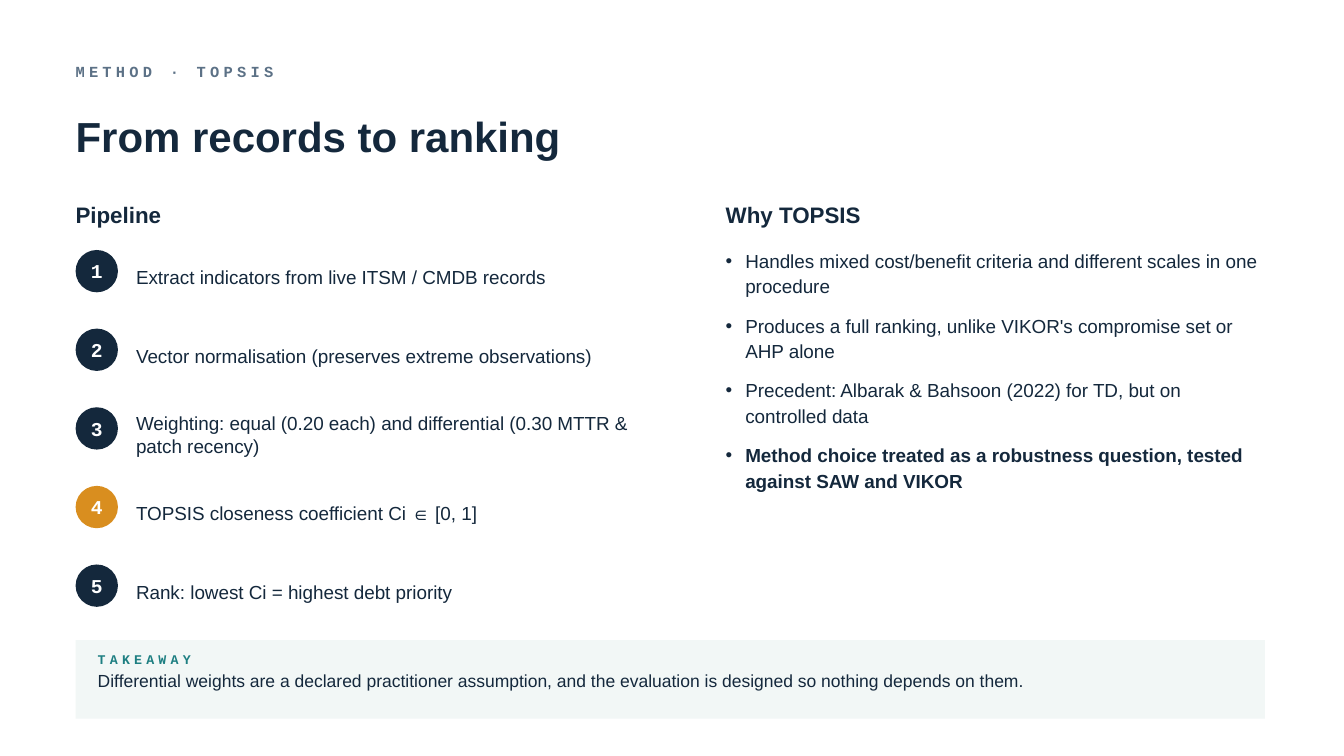
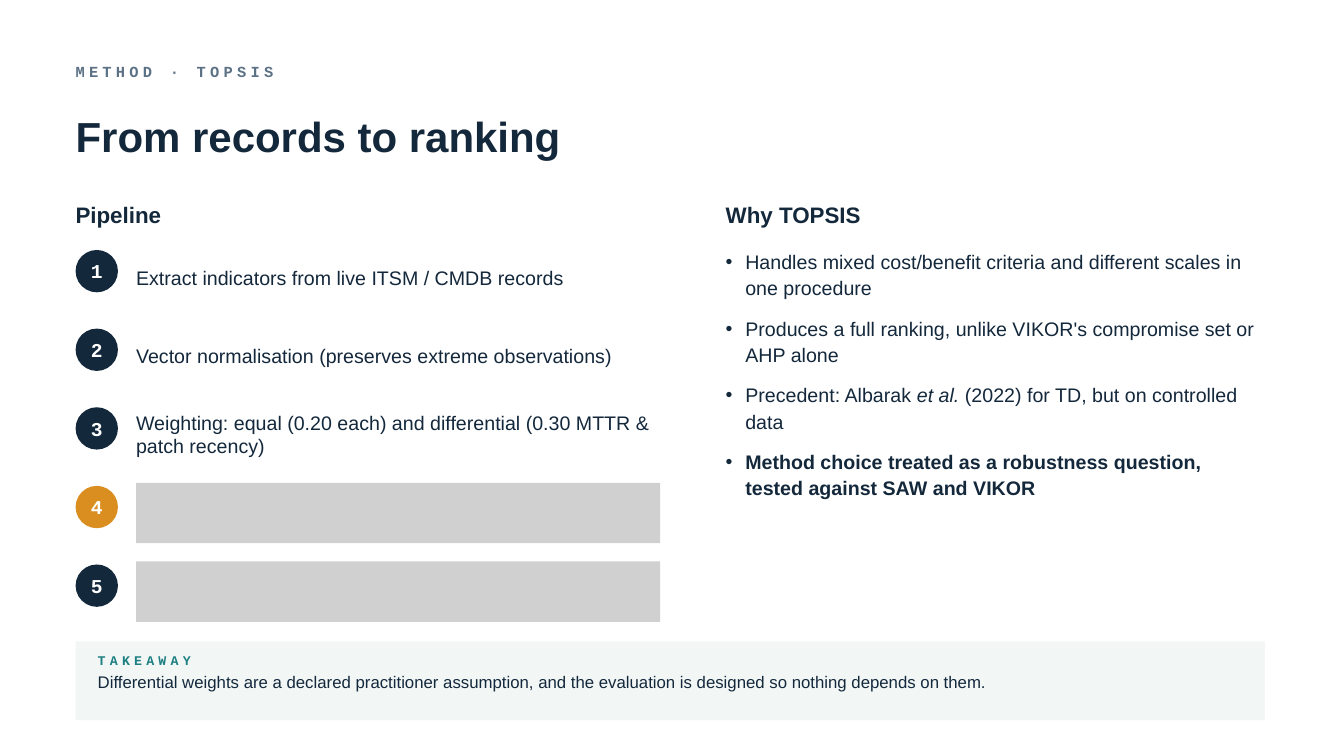
Before and after one commit to TobiZeier/MScProject, a slide deck: slide 5 of presentation/defense.pptx. Drawn at 1344x756 pixels with LibreOffice and Linux fonts; fonts in the diff are those of the drawing; grey boxes stand for pictures. Boxes give left, top, right and bottom in pixels: in the first picture for what was removed or moved away, otherwise in the second. Text is boxed around its words. In the diff, an @@ line names an element or a change of style, - is before the commit and + after.

```diff
--- a/presentation/defense.pptx
+++ b/presentation/defense.pptx
@@ text at (745, 254, 1253, 499): size 13.5 to 14 pt in "Handles mixed cost/benefit criteria and different scales ...", "Produces a full ranking, unlike VIKOR's compromise ...", "Method choice treated as a robustness question, ..." @@
@@ text at (745, 387, 1237, 430): text changed; size 13.5 to 14 pt @@
-• Precedent: Albarak & Bahsoon (2022) for TD, but on controlled data
+• Precedent: Albarak et al. (2022) for TD, but on controlled data
@@ size 13.5 to 14 pt in 3 elements at (136, 270, 563, 286), (136, 348, 612, 367), (136, 415, 630, 457) @@
@@ text removed at (136, 506, 477, 524) @@
-TOPSIS closeness coefficient Ci ∈ [0, 1]
@@ picture added at (136, 483, 660, 543) @@
@@ picture added at (136, 562, 660, 622) @@
@@ text removed at (136, 585, 452, 603) @@
-Rank: lowest Ci = highest debt priority
@@ text "Differential weights are a declared ..." at (98, 676, 986, 692): size 12.5 to 12 pt @@
```
Also in this commit, not shown: 14 other slides changed, 5 other files.
